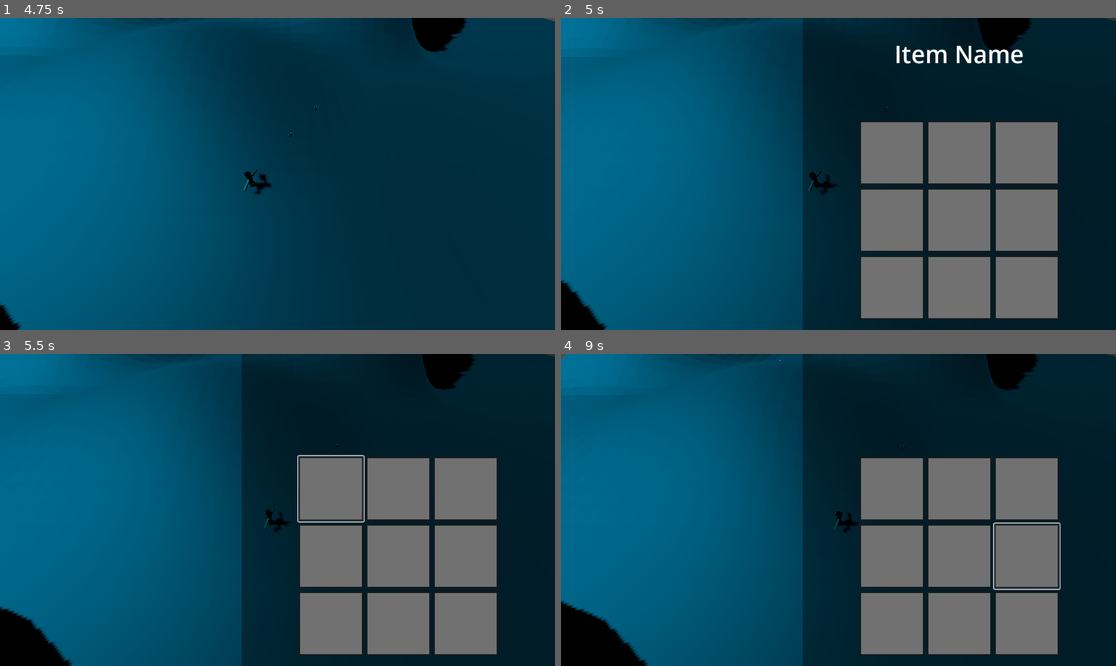
Above: before the commit, frames 1-4 (two rows, left to right).
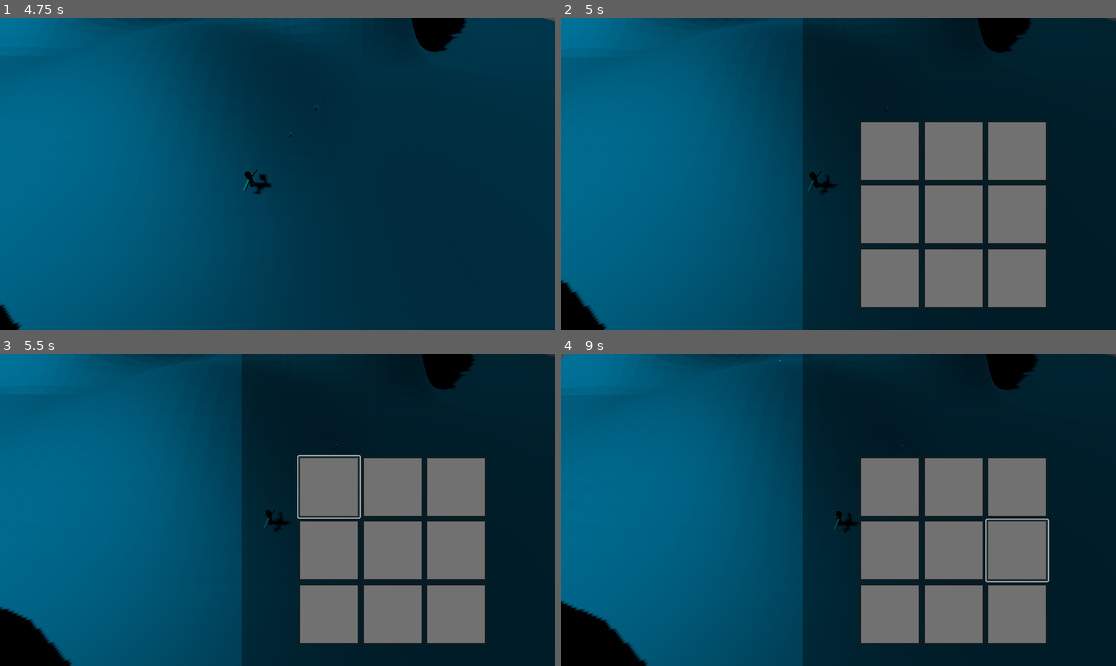
Above: after the commit, the same moments.

Repository: DavidFJones/Resident-Hills
Game: Godot game, scene res://Levels/Environment Testing.tscn
The game is run twice, just before and just after one commit, with the same random seed, the same clock (stepped at 60 frames per second) and the same inputs. The project has no main scene, so this scene is started directly.
Inputs (mouse positions are in pixels of both pictures, inside the frame that each line leads up to; where the layout moved, square brackets give the same spot in the first picture):
- Up to frame 1 (4.75 s): tap Enter at 0.5 s; move the mouse to (399, 158) at 0.52 s; hold D (input_Right) 0.53-1.28 s; tap E (input_Interact) every 0.75 s from 0.6 to 4.35 s; move the mouse to (166, 189) at 1.27 s; hold S (input_Backward) 1.28-2.03 s; move the mouse to (333, 105) at 2.02 s; hold D (input_Right) 2.03-2.78 s; move the mouse to (249, 236) at 2.77 s; hold W (input_Forward) 2.78-3.53 s; move the mouse to (444, 220) at 3.52 s; hold A (input_Left) from 3.53 s (still down); tap ` (debug_print_inventory) at 4.15 s; move the mouse to (111, 127) at 4.27 s
- Up to frame 2 (5 s): keep holding A (input_Left); tap I (input_inventory) at 4.9 s
- Up to frame 3 (5.5 s): release A (input_Left) at 5 s; click (327, 488) [333, 488] at 5 s
- Up to frame 4 (9 s): click (955, 488) [960, 488] at 5.75 s; click (1016, 488) [1027, 488] at 6.5 s; click (888, 550) [894, 556] at 7.25 s; click (955, 550) [960, 556] at 8 s; click (1016, 550) [1027, 556] at 8.75 s

Frame 1 is identical in both runs. In frame 2, 6.7% of the frame differs, in the area x 54-90%, y 8-97%; in frame 3, 6.1%; in frame 4, 6.3%.

Commit message:
UI Icons
Updated the inventory UI Node so that when an item is picked up, the icon in the ui reflects the item(s)

Diff:
--- a/Assets/Custom Resources/items.tres
+++ b/Assets/Custom Resources/items.tres
@@ -1,6 +1,6 @@
 [gd_resource type="Resource" script_class="CustomItems" load_steps=2 format=3 uid="uid://c4cr6dfy4svu0"]
 
-[ext_resource type="Script" path="res://Assets/Scripts/items.gd" id="1_q4ttu"]
+[ext_resource type="Script" path="res://Assets/Scripts/Custom Scripts/items.gd" id="1_q4ttu"]
 
 [resource]
 script = ExtResource("1_q4ttu")
--- a/Assets/Scripts/items.gd
+++ b/Assets/Scripts/Custom Scripts/items.gd
@@ -5,7 +5,7 @@
 @export var ID : int = 0
 @export var Name : String = "Name"
 @export var Description : String = "Description"
-@export var Icon : Texture2D
+@export var Img : CompressedTexture2D
 ## Used to determine the "most important" item the player should interact with if multiple items are overlapping
 @export var Priority := 1
 ## Used to see if this item should stack in the inventory
--- a/Assets/Scripts/PlayerInventory.gd
+++ b/Assets/Scripts/PlayerInventory.gd
@@ -7,9 +7,13 @@
 var titleText;
 var descText;
 
+#reference to the itemgrid that holds 3 item buttons
+var itemGrid
+
 func _ready():
 	titleText = $Panel/ItemName
 	descText = $Panel/ItemDesc
+	itemGrid = $Panel/ItemGrid
 
 func _process(delta):
 	if Input.is_action_just_pressed("debug_print_inventory"):
@@ -37,14 +41,17 @@
 	#checks if we should ad the item to the inventory
 	if emptySlot != null:
 		inventoryArray[emptySlot] = newItem.CustomItem
+		#replace the icon for the button with the items icon
+		print(itemGrid.get_child(emptySlot).icon)
+		itemGrid.get_child(emptySlot).icon = inventoryArray[emptySlot].Img
 		newItem.queue_free()
 	#find stackable item with available space
 
-func _on_item_focus_entered(itemID):
+func _on_item_focus_entered(slotID):
 	#if we are hovering over an inventory slot with an item, change the name and description text on the ui
-	if inventoryArray[itemID] != null:
-		titleText.text = "[center]" + inventoryArray[itemID].Name + "[/center]"
-		descText.text = inventoryArray[itemID].Description
+	if inventoryArray[slotID] != null:
+		titleText.text = "[center]" + inventoryArray[slotID].Name + "[/center]"
+		descText.text = inventoryArray[slotID].Description
 	else:
 		titleText.text = ""
 		descText.text = ""
--- a/Nodes/Interatcables/Flashlight - INTER.tscn
+++ b/Nodes/Interatcables/Flashlight - INTER.tscn
@@ -1,8 +1,22 @@
-[gd_scene load_steps=5 format=3 uid="uid://dchyyg5kg46tg"]
+[gd_scene load_steps=7 format=3 uid="uid://dchyyg5kg46tg"]
 
 [ext_resource type="ArrayMesh" uid="uid://7k63qfv85pad" path="res://Assets/3D Models/Player Model.obj" id="1_xggtu"]
 [ext_resource type="Script" path="res://Assets/Scripts/Interactions/GrabbableItem.gd" id="1_yrphd"]
-[ext_resource type="Resource" uid="uid://c4cr6dfy4svu0" path="res://Assets/Custom Resources/items.tres" id="2_s8aks"]
+[ext_resource type="Texture2D" uid="uid://dbl2dwhpcbnam" path="res://Assets/Sprites/TEMP - flashlight art.png" id="2_58hsl"]
+[ext_resource type="Script" path="res://Assets/Scripts/Custom Scripts/items.gd" id="3_rrfvc"]
+
+[sub_resource type="Resource" id="Resource_7fo6d"]
+script = ExtResource("3_rrfvc")
+ID = 0
+Name = "Flashlight"
+Description = "Flashlight item descritption"
+Img = ExtResource("2_58hsl")
+Priority = 1
+Stackable = false
+StackCount = 0
+StartingStackCount = 0
+Equipable = true
+CanDrop = true
 
 [sub_resource type="BoxShape3D" id="BoxShape3D_hrbda"]
 size = Vector3(0.506866, 0.539063, 0.257889)
@@ -11,7 +25,7 @@
 collision_layer = 3
 collision_mask = 3
 script = ExtResource("1_yrphd")
-CustomItem = ExtResource("2_s8aks")
+CustomItem = SubResource("Resource_7fo6d")
 
 [node name="CollisionShape3D" type="CollisionShape3D" parent="."]
 transform = Transform3D(1, 0, 0, 0, 1, 0, 0, 0, 1, 0.00444031, 0.230469, -0.0149612)
--- a/Nodes/Interatcables/Hand Gun - INTER.tscn
+++ b/Nodes/Interatcables/Hand Gun - INTER.tscn
@@ -1,14 +1,16 @@
-[gd_scene load_steps=6 format=3 uid="uid://dt06jo6na2my4"]
+[gd_scene load_steps=7 format=3 uid="uid://dt06jo6na2my4"]
 
 [ext_resource type="Script" path="res://Assets/Scripts/Interactions/GrabbableItem.gd" id="1_8exn4"]
-[ext_resource type="Script" path="res://Assets/Scripts/items.gd" id="2_lqc7t"]
+[ext_resource type="Texture2D" uid="uid://o24fpjrv4r6u" path="res://Assets/Sprites/TEMP - handgun art.png" id="2_h5xsx"]
 [ext_resource type="ArrayMesh" uid="uid://7k63qfv85pad" path="res://Assets/3D Models/Player Model.obj" id="3_5uu0d"]
+[ext_resource type="Script" path="res://Assets/Scripts/Custom Scripts/items.gd" id="3_6f7i2"]
 
 [sub_resource type="Resource" id="Resource_5bs3b"]
-script = ExtResource("2_lqc7t")
+script = ExtResource("3_6f7i2")
 ID = 1
 Name = "Hand Gun"
 Description = "A very cool description for a handgun"
+Img = ExtResource("2_h5xsx")
 Priority = 1
 Stackable = false
 StackCount = 0
--- a/Nodes/Player/PlayerInventory.tscn
+++ b/Nodes/Player/PlayerInventory.tscn
@@ -41,9 +41,8 @@
 grow_horizontal = 2
 theme_override_font_sizes/normal_font_size = 50
 bbcode_enabled = true
-text = "[center]Item Name[/center]"
 
-[node name="GridContainer" type="GridContainer" parent="Panel"]
+[node name="ItemGrid" type="GridContainer" parent="Panel"]
 layout_mode = 1
 anchors_preset = 8
 anchor_left = 0.5
@@ -60,50 +59,68 @@
 theme = SubResource("Theme_80527")
 columns = 3
 
-[node name="Button" type="Button" parent="Panel/GridContainer"]
+[node name="Button" type="Button" parent="Panel/ItemGrid"]
+custom_minimum_size = Vector2(128, 128)
 layout_mode = 2
 mouse_filter = 1
 icon = ExtResource("1_x73d8")
+expand_icon = true
 
-[node name="Button2" type="Button" parent="Panel/GridContainer"]
+[node name="Button2" type="Button" parent="Panel/ItemGrid"]
+custom_minimum_size = Vector2(128, 128)
 layout_mode = 2
 mouse_filter = 1
 icon = ExtResource("1_x73d8")
+expand_icon = true
 
-[node name="Button3" type="Button" parent="Panel/GridContainer"]
+[node name="Button3" type="Button" parent="Panel/ItemGrid"]
+custom_minimum_size = Vector2(128, 128)
 layout_mode = 2
 mouse_filter = 1
 icon = ExtResource("1_x73d8")
+expand_icon = true
 
-[node name="Button4" type="Button" parent="Panel/GridContainer"]
+[node name="Button4" type="Button" parent="Panel/ItemGrid"]
+custom_minimum_size = Vector2(128, 128)
 layout_mode = 2
 mouse_filter = 1
 icon = ExtResource("1_x73d8")
+expand_icon = true
 
-[node name="Button5" type="Button" parent="Panel/GridContainer"]
+[node name="Button5" type="Button" parent="Panel/ItemGrid"]
+custom_minimum_size = Vector2(128, 128)
 layout_mode = 2
 mouse_filter = 1
 icon = ExtResource("1_x73d8")
+expand_icon = true
 
-[node name="Button6" type="Button" parent="Panel/GridContainer"]
+[node name="Button6" type="Button" parent="Panel/ItemGrid"]
+custom_minimum_size = Vector2(128, 128)
 layout_mode = 2
 mouse_filter = 1
 icon = ExtResource("1_x73d8")
+expand_icon = true
 
-[node name="Button7" type="Button" parent="Panel/GridContainer"]
+[node name="Button7" type="Button" parent="Panel/ItemGrid"]
+custom_minimum_size = Vector2(128, 128)
 layout_mode = 2
 mouse_filter = 1
 icon = ExtResource("1_x73d8")
+expand_icon = true
 
-[node name="Button8" type="Button" parent="Panel/GridContainer"]
+[node name="Button8" type="Button" parent="Panel/ItemGrid"]
+custom_minimum_size = Vector2(128, 128)
 layout_mode = 2
 mouse_filter = 1
 icon = ExtResource("1_x73d8")
+expand_icon = true
 
-[node name="Button9" type="Button" parent="Panel/GridContainer"]
+[node name="Button9" type="Button" parent="Panel/ItemGrid"]
+custom_minimum_size = Vector2(128, 128)
 layout_mode = 2
 mouse_filter = 1
 icon = ExtResource("1_x73d8")
+expand_icon = true
 
 [node name="ItemDesc" type="RichTextLabel" parent="Panel"]
 layout_mode = 1
@@ -120,23 +137,22 @@
 grow_vertical = 0
 theme_override_font_sizes/normal_font_size = 25
 bbcode_enabled = true
-text = "Item Description"
 
-[connection signal="mouse_entered" from="Panel/GridContainer/Button" to="." method="_on_item_focus_entered" binds= [0]]
-[connection signal="pressed" from="Panel/GridContainer/Button" to="." method="_on_inventory_button_pressed" binds= [0]]
-[connection signal="mouse_entered" from="Panel/GridContainer/Button2" to="." method="_on_item_focus_entered" binds= [1]]
-[connection signal="pressed" from="Panel/GridContainer/Button2" to="." method="_on_inventory_button_pressed" binds= [1]]
-[connection signal="mouse_entered" from="Panel/GridContainer/Button3" to="." method="_on_item_focus_entered" binds= [2]]
-[connection signal="pressed" from="Panel/GridContainer/Button3" to="." method="_on_inventory_button_pressed" binds= [2]]
-[connection signal="mouse_entered" from="Panel/GridContainer/Button4" to="." method="_on_item_focus_entered" binds= [3]]
-[connection signal="pressed" from="Panel/GridContainer/Button4" to="." method="_on_inventory_button_pressed" binds= [3]]
-[connection signal="mouse_entered" from="Panel/GridContainer/Button5" to="." method="_on_item_focus_entered" binds= [4]]
-[connection signal="pressed" from="Panel/GridContainer/Button5" to="." method="_on_inventory_button_pressed" binds= [4]]
-[connection signal="mouse_entered" from="Panel/GridContainer/Button6" to="." method="_on_item_focus_entered" binds= [5]]
-[connection signal="pressed" from="Panel/GridContainer/Button6" to="." method="_on_inventory_button_pressed" binds= [5]]
-[connection signal="mouse_entered" from="Panel/GridContainer/Button7" to="." method="_on_item_focus_entered" binds= [6]]
-[connection signal="pressed" from="Panel/GridContainer/Button7" to="." method="_on_inventory_button_pressed" binds= [6]]
-[connection signal="mouse_entered" from="Panel/GridContainer/Button8" to="." method="_on_item_focus_entered" binds= [7]]
-[connection signal="pressed" from="Panel/GridContainer/Button8" to="." method="_on_inventory_button_pressed" binds= [7]]
-[connection signal="mouse_entered" from="Panel/GridContainer/Button9" to="." method="_on_item_focus_entered" binds= [8]]
-[connection signal="pressed" from="Panel/GridContainer/Button9" to="." method="_on_inventory_button_pressed" binds= [8]]
+[connection signal="mouse_entered" from="Panel/ItemGrid/Button" to="." method="_on_item_focus_entered" binds= [0]]
+[connection signal="pressed" from="Panel/ItemGrid/Button" to="." method="_on_inventory_button_pressed" binds= [0]]
+[connection signal="mouse_entered" from="Panel/ItemGrid/Button2" to="." method="_on_item_focus_entered" binds= [1]]
+[connection signal="pressed" from="Panel/ItemGrid/Button2" to="." method="_on_inventory_button_pressed" binds= [1]]
+[connection signal="mouse_entered" from="Panel/ItemGrid/Button3" to="." method="_on_item_focus_entered" binds= [2]]
+[connection signal="pressed" from="Panel/ItemGrid/Button3" to="." method="_on_inventory_button_pressed" binds= [2]]
+[connection signal="mouse_entered" from="Panel/ItemGrid/Button4" to="." method="_on_item_focus_entered" binds= [3]]
+[connection signal="pressed" from="Panel/ItemGrid/Button4" to="." method="_on_inventory_button_pressed" binds= [3]]
+[connection signal="mouse_entered" from="Panel/ItemGrid/Button5" to="." method="_on_item_focus_entered" binds= [4]]
+[connection signal="pressed" from="Panel/ItemGrid/Button5" to="." method="_on_inventory_button_pressed" binds= [4]]
+[connection signal="mouse_entered" from="Panel/ItemGrid/Button6" to="." method="_on_item_focus_entered" binds= [5]]
+[connection signal="pressed" from="Panel/ItemGrid/Button6" to="." method="_on_inventory_button_pressed" binds= [5]]
+[connection signal="mouse_entered" from="Panel/ItemGrid/Button7" to="." method="_on_item_focus_entered" binds= [6]]
+[connection signal="pressed" from="Panel/ItemGrid/Button7" to="." method="_on_inventory_button_pressed" binds= [6]]
+[connection signal="mouse_entered" from="Panel/ItemGrid/Button8" to="." method="_on_item_focus_entered" binds= [7]]
+[connection signal="pressed" from="Panel/ItemGrid/Button8" to="." method="_on_inventory_button_pressed" binds= [7]]
+[connection signal="mouse_entered" from="Panel/ItemGrid/Button9" to="." method="_on_item_focus_entered" binds= [8]]
+[connection signal="pressed" from="Panel/ItemGrid/Button9" to="." method="_on_inventory_button_pressed" binds= [8]]
Binary file added: Assets/Sprites/TEMP - flashlight art.png
Not shown, added: Assets/Sprites/TEMP - flashlight art.png.import
Binary file added: Assets/Sprites/TEMP - handgun art.png
Not shown, added: Assets/Sprites/TEMP - handgun art.png.import
